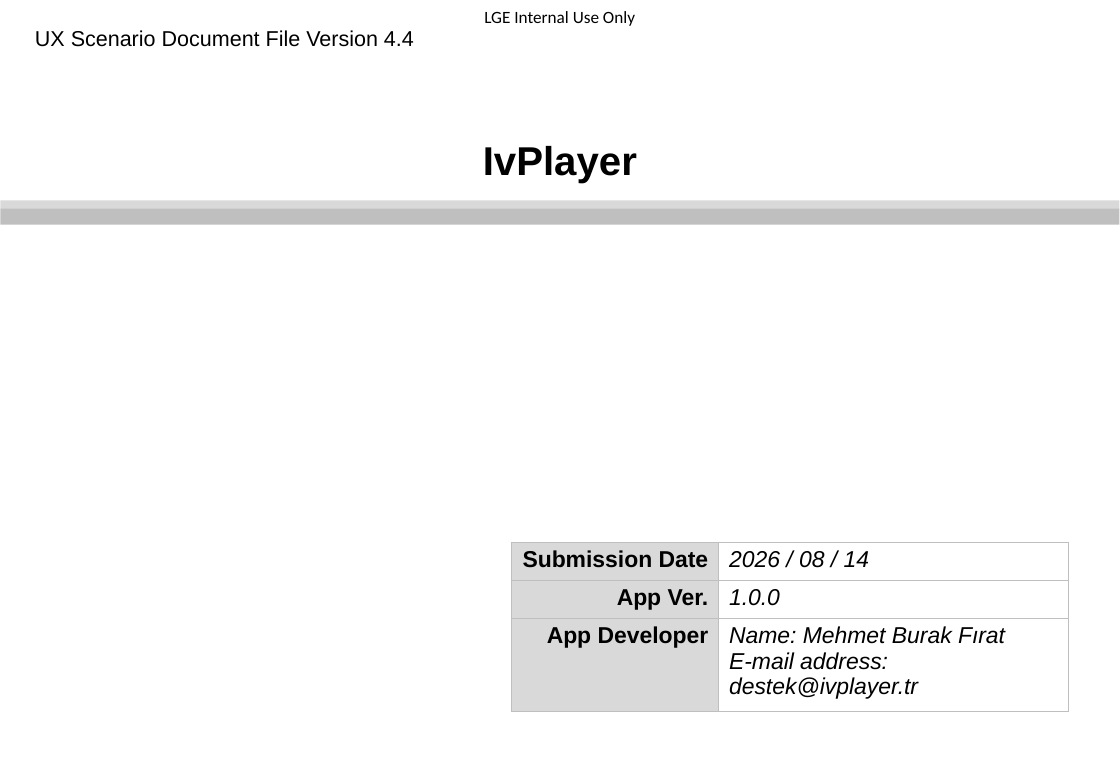
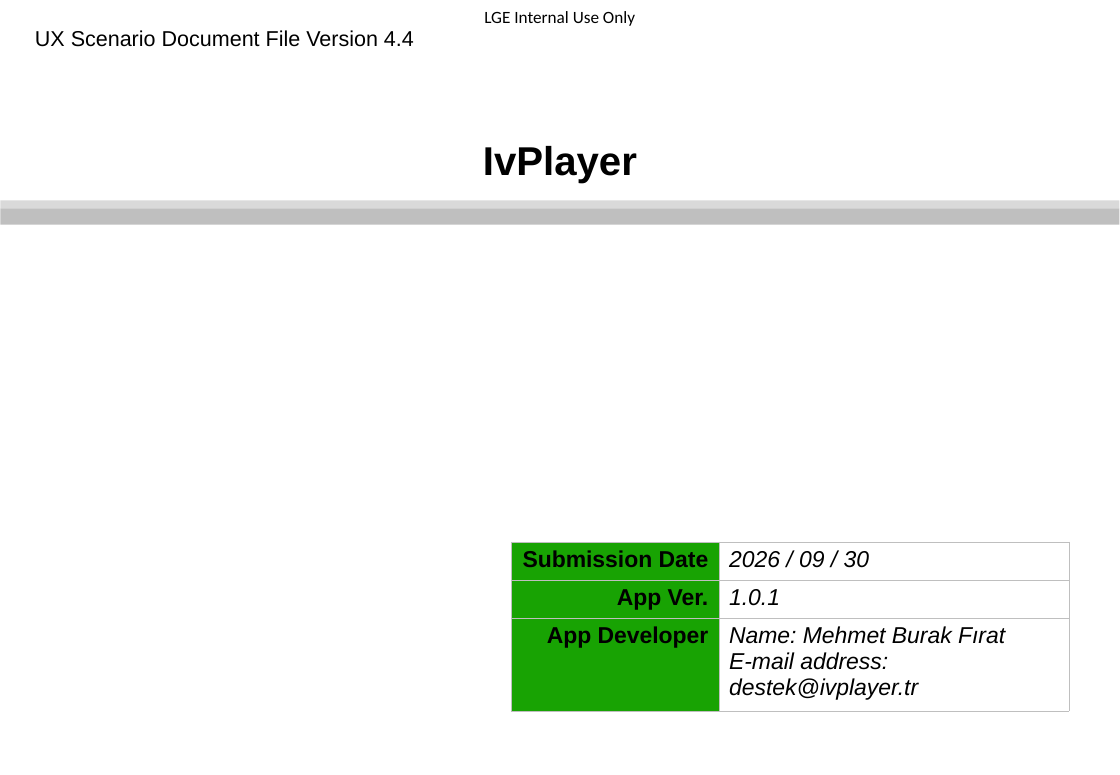
Before and after one commit to zhenon10/StreamBox, a slide deck: slide 1 of docs/lg-content-store/IvPlayer-UX-Scenario-4.4.ppt. Drawn at 1120x775 pixels with LibreOffice and Linux fonts; fonts in the diff are those of the drawing; background and template pictures are left out. Boxes give left, top, right and bottom in pixels: in the first picture for what was removed or moved away, otherwise in the second. Text is boxed around its words. In the diff, an @@ line names an element or a change of style, - is before the commit and + after.

```diff
--- a/docs/lg-content-store/IvPlayer-UX-Scenario-4.4.ppt
+++ b/docs/lg-content-store/IvPlayer-UX-Scenario-4.4.ppt
@@ table at [510,542,1068,711] @@
-row 1, column 2: 2026 / 08 / 14
+row 1, column 2: 2026 / 09 / 30
-row 2, column 2: 1.0.0
+row 2, column 2: 1.0.1
@@ fill #D9D9D9 to #18A303 in 3 cells @@
@@ borders changed @@
```
Also in this commit, not shown: 11 other slides changed, 13 slides added, 3 slides removed.
